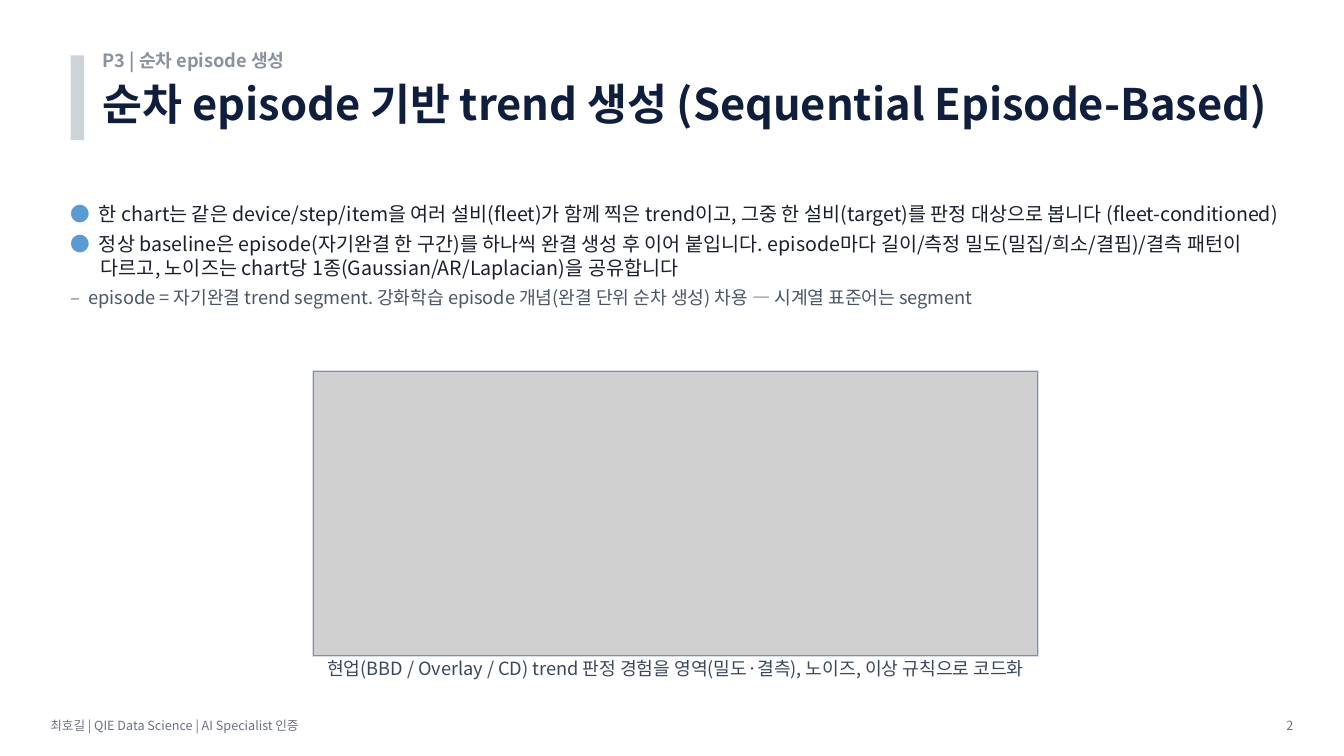
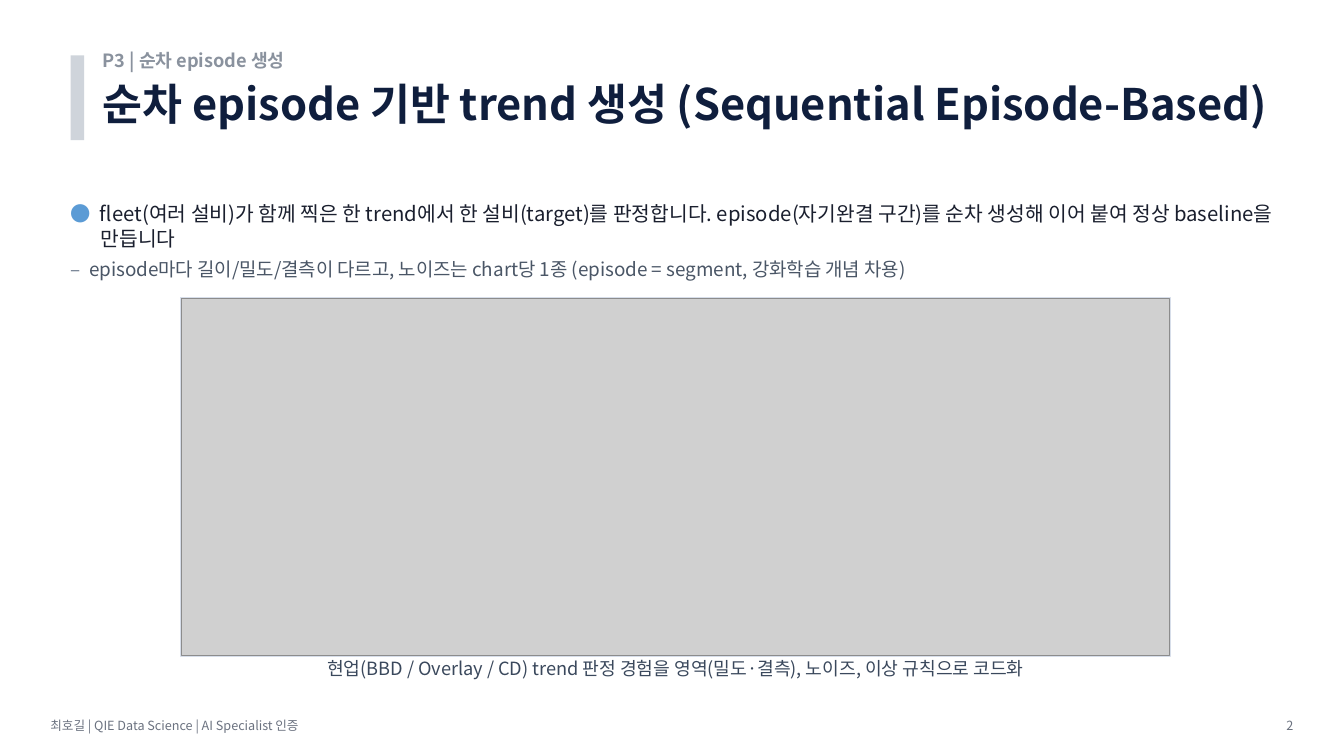
Before and after one commit to hogil/fbm_paper, a slide deck: slide 2 of recommendation/presentation/발표_P3_데이터생성_최호길.pptx. Drawn at 1344x756 pixels with LibreOffice and Linux fonts; fonts in the diff are those of the drawing; grey boxes stand for pictures. Boxes give left, top, right and bottom in pixels: in the first picture for what was removed or moved away, otherwise in the second. Text is boxed around its words. In the diff, an @@ line names an element or a change of style, - is before the commit and + after.

```diff
--- a/recommendation/presentation/발표_P3_데이터생성_최호길.pptx
+++ b/recommendation/presentation/발표_P3_데이터생성_최호길.pptx
@@ text at (89,204,1272,281): text changed; size 14 to 14.5 pt @@
-● 한 chart는 같은 device/step/item을 여러 설비(fleet)가 함께 찍은 trend이고, 그중 한 설비(target)를 판정 대상으로 봅니다 (fleet-conditioned)
-● 정상 baseline은 episode(자기완결 한 구간)를 하나씩 완결 생성 후 이어 붙입니다. episode마다 길이/측정 밀도(밀집/희소/결핍)/결측 패턴이 다르고, 노이즈는 chart당 1종(Gaussian/AR/Laplacian)을 공유합니다
-  – episode = 자기완결 trend segment. 강화학습 episode 개념(완결 단위 순차 생성) 차용 — 시계열 표준어는 segment
+● fleet(여러 설비)가 함께 찍은 한 trend에서 한 설비(target)를 판정합니다. episode(자기완결 구간)를 순차 생성해 이어 붙여 정상 baseline을 만듭니다
+  – episode마다 길이/밀도/결측이 다르고, 노이즈는 chart당 1종 (episode = segment, 강화학습 개념 차용)
@@ rectangle: place and size @@
-rectangle at (313,371,1038,656)
+rectangle at (180,297,1171,656)
@@ picture: place and size @@
-picture at (314,372,1037,655)
+picture at (181,298,1170,655)
```
Also in this commit, not shown: 3 other files.
